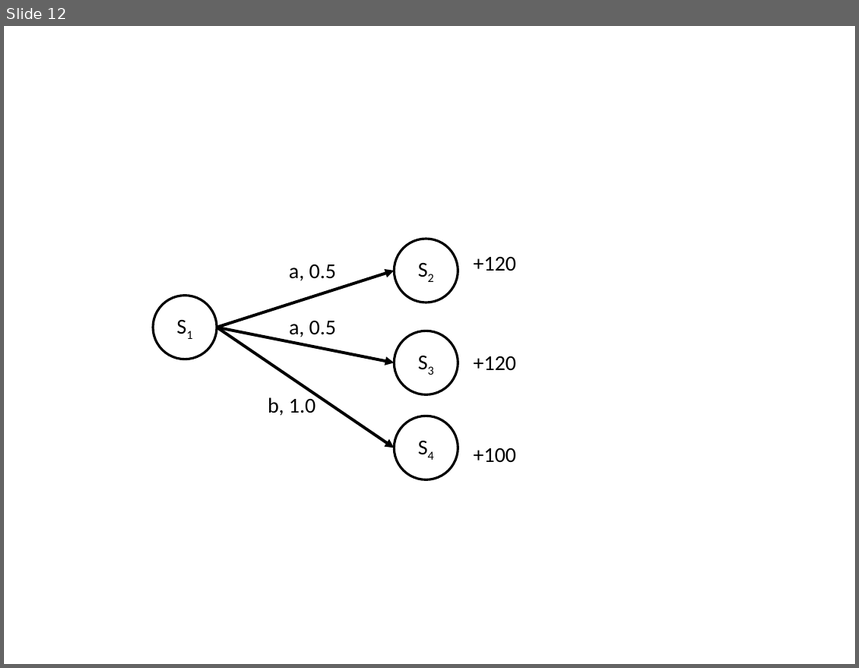
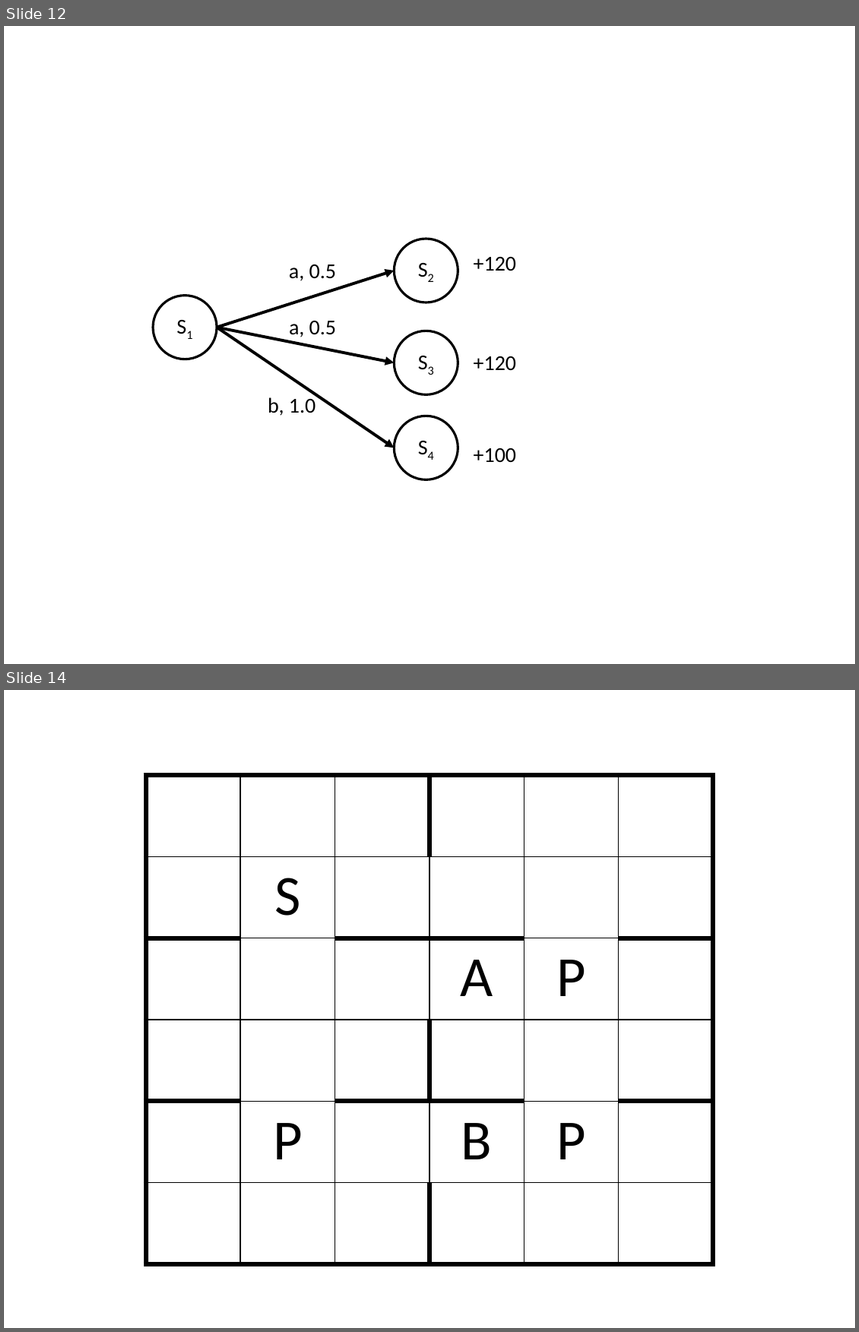
Before and after one commit to lono175/Thesis, a slide deck: figures/figures.pptx. Shown one above the other, each under a label of ours: slide 12 before the commit, slides 12 and 14 after it; the slides between them are not shown. The pictures are 859x668 and 859x1332 pixels, drawn with LibreOffice and Linux fonts; fonts in the diff are those of the drawing. Boxes give left, top, right and bottom in pixels: in the first picture for what was removed or moved away, otherwise in the second. Text is boxed around its words. In the diff, an @@ line names an element or a change of style, - is before the commit and + after.

```diff
--- a/figures/figures.pptx
+++ b/figures/figures.pptx
@@ slide 14 added at (4,690,855,1328), background #FFFFFF @@
@@ table added at (146,775,713,1265), 6 rows, 6 columns @@
+ |  |  |  |  | 
+ | S |  |  |  | 
+ |  |  | A | P | 
+ |  |  |  |  | 
+ | P |  | B | P | 
+ |  |  |  |  | 
```
Also in this commit, not shown: 5 other slides added, 3 other files.
